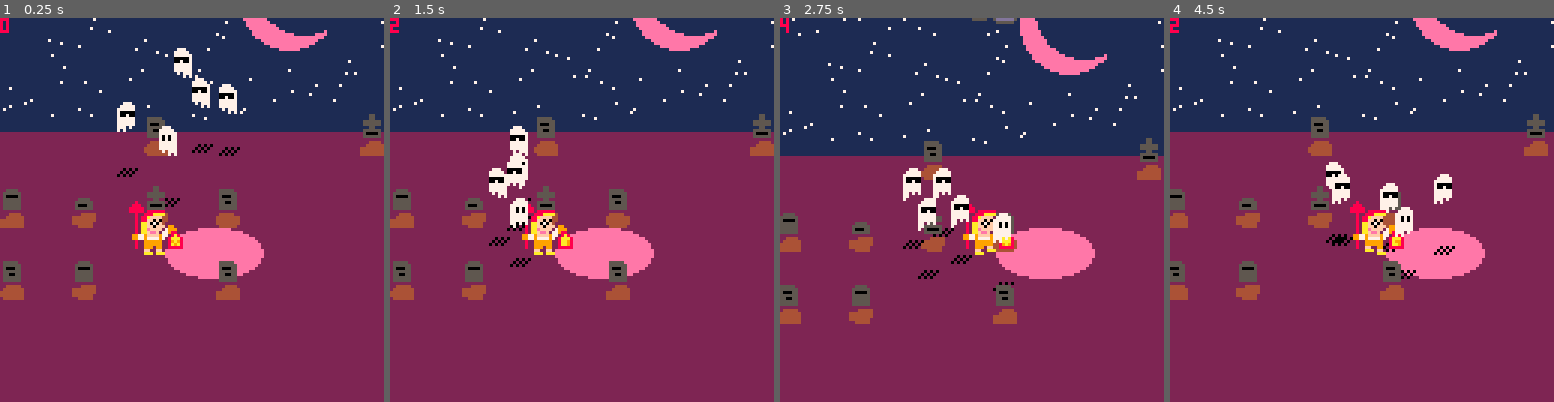
Above: before the commit, frames 1-4 (left to right).
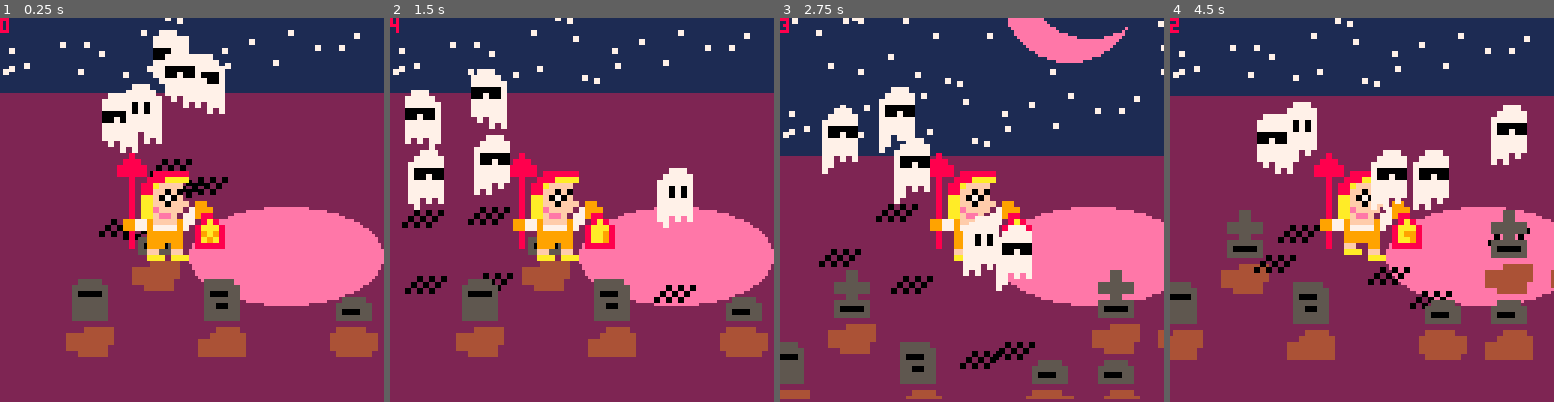
Above: after the commit, the same moments.

Repository: cmoles/ghost-hunter
Game: PICO-8 cartridge ghost_hunter.p8
Two runs of this game, one before a commit and one after it. Both use one fixed random seed, a clock stepped at 60 frames per second and the inputs below.
Inputs:
- Up to frame 1 (0.25 s): no input
- Up to frame 2 (1.5 s): tap X (X key) at 0.33, 1.07 s; tap O (Z key) at 0.7 s
- Up to frame 3 (2.75 s): hold Right 1.6-2.1 s; tap O (Z key) at 1.7, 2.1, 2.5 s; tap X (X key) at 1.85 s; hold Up 2.15-2.42 s; hold Right from 2.47 s (still down)
- Up to frame 4 (4.5 s): tap O (Z key) every 0.4 s from 2.9 to 4.1 s; tap X (X key) at 2.97, 4.08 s; release Right at 3.03 s; hold Left 3.08-3.58 s; hold Down 3.63-3.97 s; hold Right from 4.02 s (still down)

The runs differ from the first frame. In frame 1, 35% of the frame differs, in the area x 0-100%, y 0-89%; in frame 2, 38%; in frame 3, 28%; in frame 4, 36%.

Commit message:
fix cemetary generation

Diff:
--- a/ghost_hunter.p8
+++ b/ghost_hunter.p8
@@ -33,8 +33,8 @@
 	sprites={}
 
 	cemetary=cemetary_init()
+	cemetary:zoom_init(16)
 	cemetary:generate_graves()
-	cemetary:zoom_init(8)
 
 	player=player_new()
 	player:init()
@@ -103,11 +103,13 @@
 	print(message,64-(#message*8)/4,64,7)
 end
 
-function update_camera(px,py)
+function update_camera(px1,py1,px2,py2)
+	local px=(px1+px2)/2
+	local py=(py1+py2)/2-big_size
 	--camx=px-window_width/2
 	--camy=py-window_height/2
-	camx=mid(0,px-window_width/2,cemetary.width-screen_width)
-	camy=mid(0,py-window_height/2,cemetary.height-screen_height+horizon)
+	camx=mid(0,px-screen_width/2,cemetary.width-screen_width)
+	camy=mid(0,py-screen_height/2,cemetary.height-screen_height+horizon)
 end
 
 function clip_ground()
@@ -504,7 +506,7 @@
 		self:update_queue()
 		self:update_dig_target()
 		self:update_cmd_target()
-		update_camera(self.x,self.y)
+		update_camera(self.x1,self.y1,self.x2,self.y2)
 	end
 
 	function self:update_bounds()
@@ -1402,10 +1404,15 @@
 	}
 
 	function world:generate_graves()
+		local gw=big_size+3*scalar
+		local gh=big_size+3*scalar
+		world.width=gw*(num_grave_cols+1)
+		world.height=gh*(num_grave_rows+2)
+
 		for j=0,num_grave_cols do
 			for k=0,num_grave_rows-1 do
-				local x=12*j*scalar
-				local y=50+12*k*scalar
+				local x=gw*j
+				local y=horizon+gh*k
 				local f=rnd({10,11,12,13})
 				local d=rnd({26,27,28,29})
 				local h=grave_height(f)
@@ -1577,20 +1584,10 @@
 	return world
 end
 
-path_cols={4}
-path_rows={3}
+--path_cols={4}
+--path_rows={3}
 function on_path(j,k)
-	for x in all(path_cols) do
-		if j==x then
-			return true
-		end
-	end
-	for x in all(path_rows) do
-		if k==x then
-			return true
-		end
-	end
-	return false
+	return j%4==0 or k%3==0
 end
 
 function grave_height(f)
